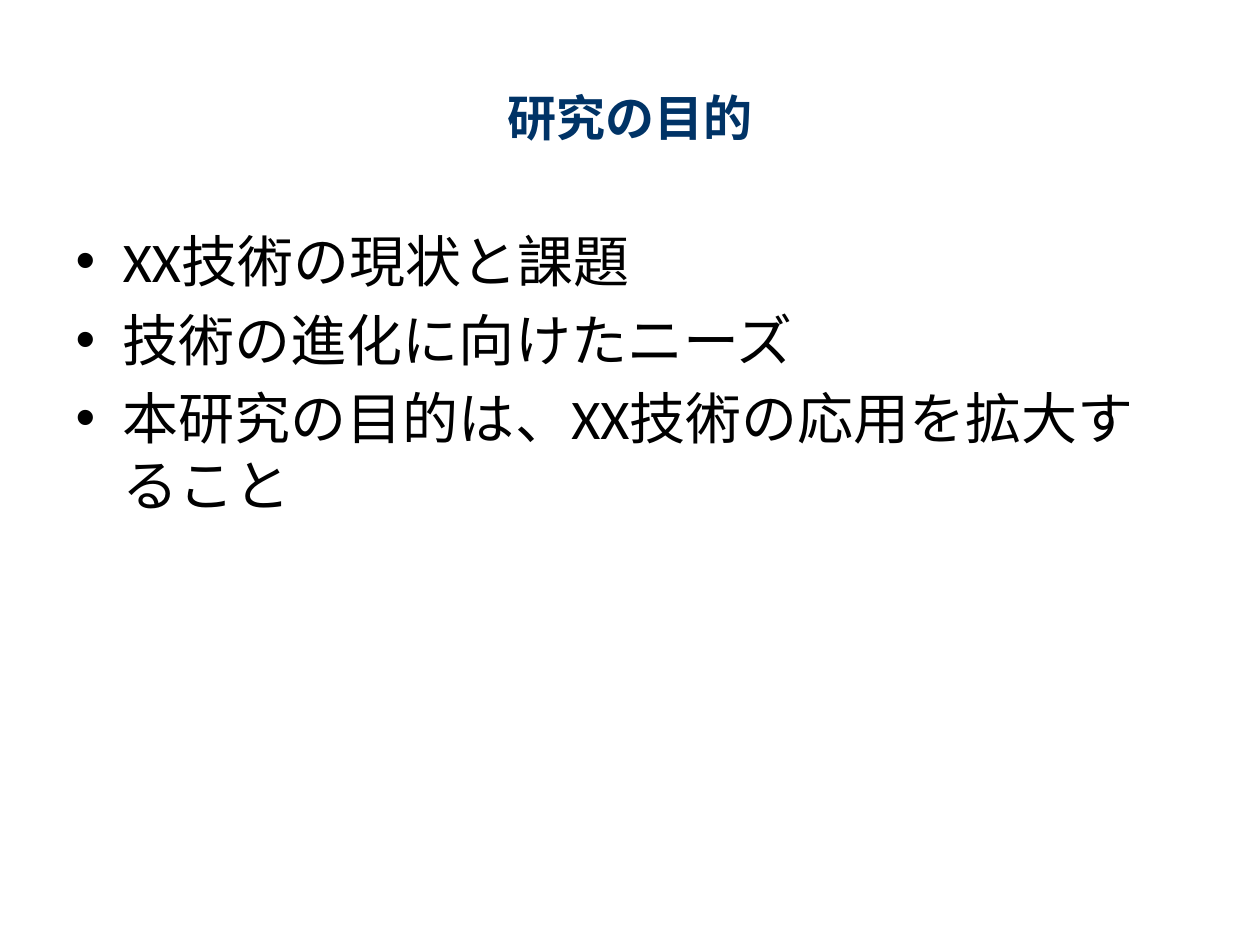
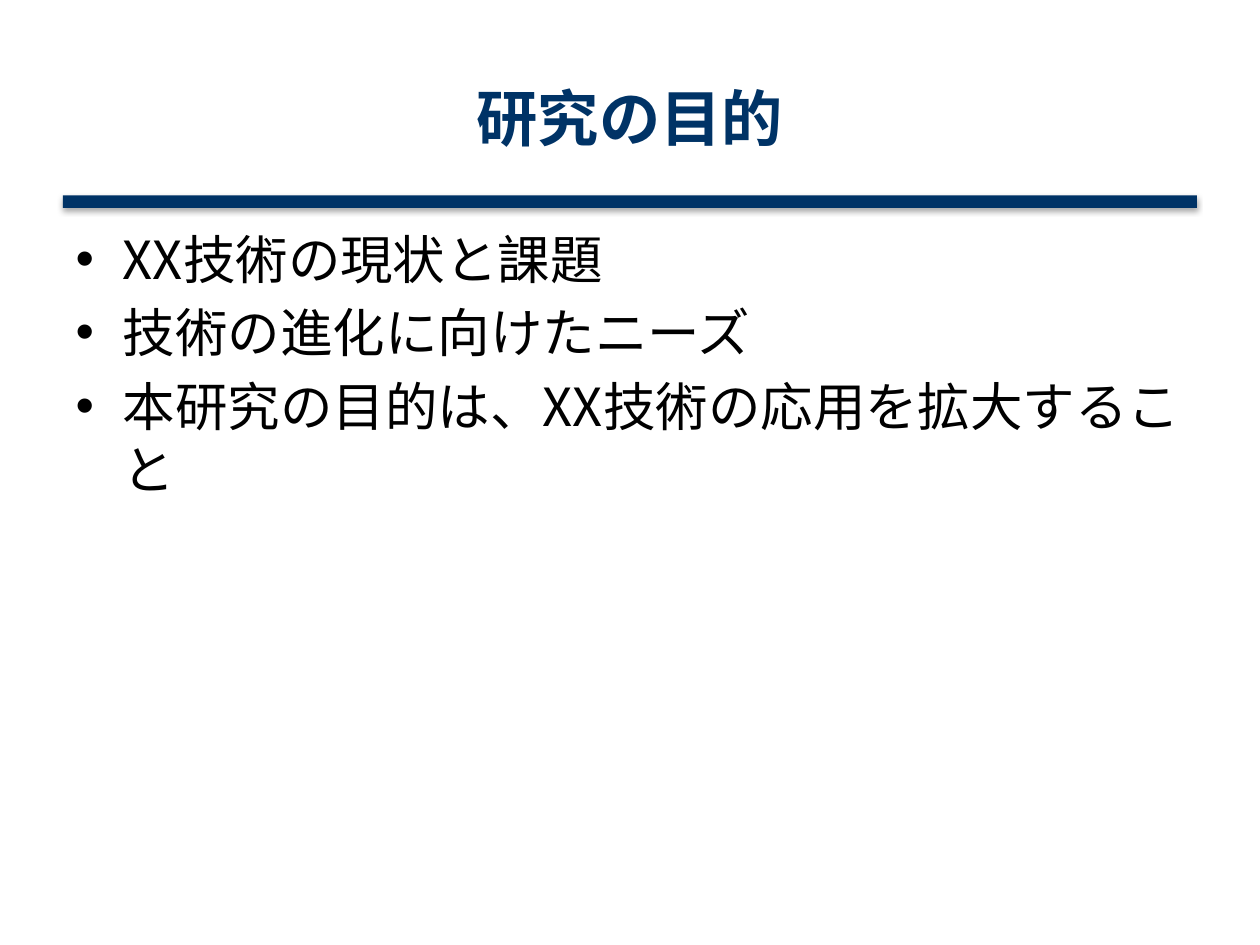
Before and after one commit to tak0705/PPT_test, a slide deck: slide 2 of presentation.pptx. Drawn at 1260x945 pixels with LibreOffice and Linux fonts; fonts in the diff are those of the drawing. Boxes give left, top, right and bottom in pixels: in the first picture for what was removed or moved away, otherwise in the second. Text is boxed around its words. In the diff, an @@ line names an element or a change of style, - is before the commit and + after.

```diff
--- a/presentation.pptx
+++ b/presentation.pptx
@@ title "研究の目的" at bbox=[477, 88, 783, 147]: size 28 to 35 pt @@
@@ rectangle added at bbox=[63, 195, 1197, 208], fill #003366 @@
@@ text "XX技術の現状と課題" at bbox=[123, 235, 1181, 431]: size 32 to 30 pt, font Calibri to Noto Sans CJK JP @@
```
Also in this commit, not shown: 9 other slides changed, 1 other file.
